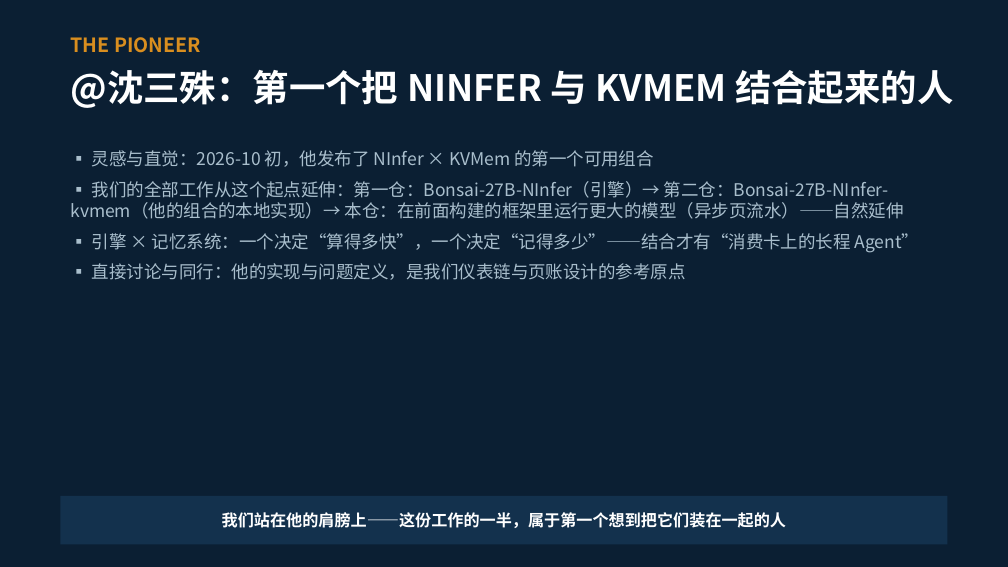
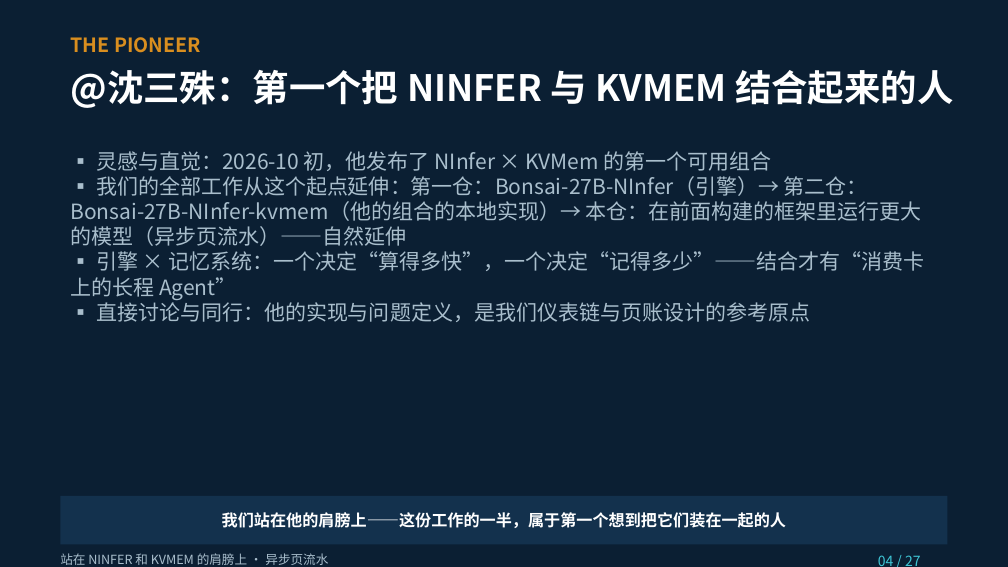
Before and after one commit to paicat1/Ninfer-KVMem-Async, a slide deck: slide 4 of docs/异步页流水-技术说明.pptx. Drawn at 1008x567 pixels with LibreOffice and Linux fonts; fonts in the diff are those of the drawing. Boxes give left, top, right and bottom in pixels: in the first picture for what was removed or moved away, otherwise in the second. Text is boxed around its words. In the diff, an @@ line names an element or a change of style, - is before the commit and + after.

Commit message:
docs(公开材料): 贴边复测复核与 Gen5 回切预登记 + 异步页流水技术说明演示文稿更新（含同源备份件）
APPROVED: 这几个授权你推

```diff
--- a/docs/异步页流水-技术说明.pptx
+++ b/docs/异步页流水-技术说明.pptx
@@ text at (70, 151, 925, 322): text changed; size 12.5 to 15 pt @@
-▪ 灵感与直觉：2026-10 初，他发布了 NInfer × KVMem 的第一个可用组合
-▪ 我们的全部工作从这个起点延伸：第一仓：Bonsai-27B-NInfer（引擎）→ 第二仓：Bonsai-27B-NInfer-kvmem（他的组合的本地实现）→ 本仓：在前面构建的框架里运行更大的模型（异步页流水）——自然延伸
-▪ 引擎 × 记忆系统：一个决定“算得多快”，一个决定“记得多少”——结合才有“消费卡上的长程 Agent”
-▪ 直接讨论与同行：他的实现与问题定义，是我们仪表链与页账设计的参考原点
+▪ 灵感与直觉：2026-10 初，他发布了 NInfer × KVMem 的第一个可用组合 ▪ 我们的全部工作从这个起点延伸：第一仓：Bonsai-27B-NInfer（引擎）→ 第二仓：Bonsai-27B-NInfer-kvmem（他的组合的本地实现）→ 本仓：在前面构建的框架里运行更大的模型（异步页流水）——自然延伸 ▪ 引擎 × 记忆系统：一个决定“算得多快”，一个决定“记得多少”——结合才有“消费卡上的长程 Agent” ▪ 直接讨论与同行：他的实现与问题定义，是我们仪表链与页账设计的参考原点
@@ text added at (60, 553, 328, 565), 9 pt, text #A9BECC @@
+站在 NINFER 和 KVMEM 的肩膀上 · 异步页流水
@@ text added at (878, 555, 921, 566), 10 pt, text #3FC6D6 @@
+04 / 27
```
Also in this commit, not shown: 11 other slides changed, 2 other files.
